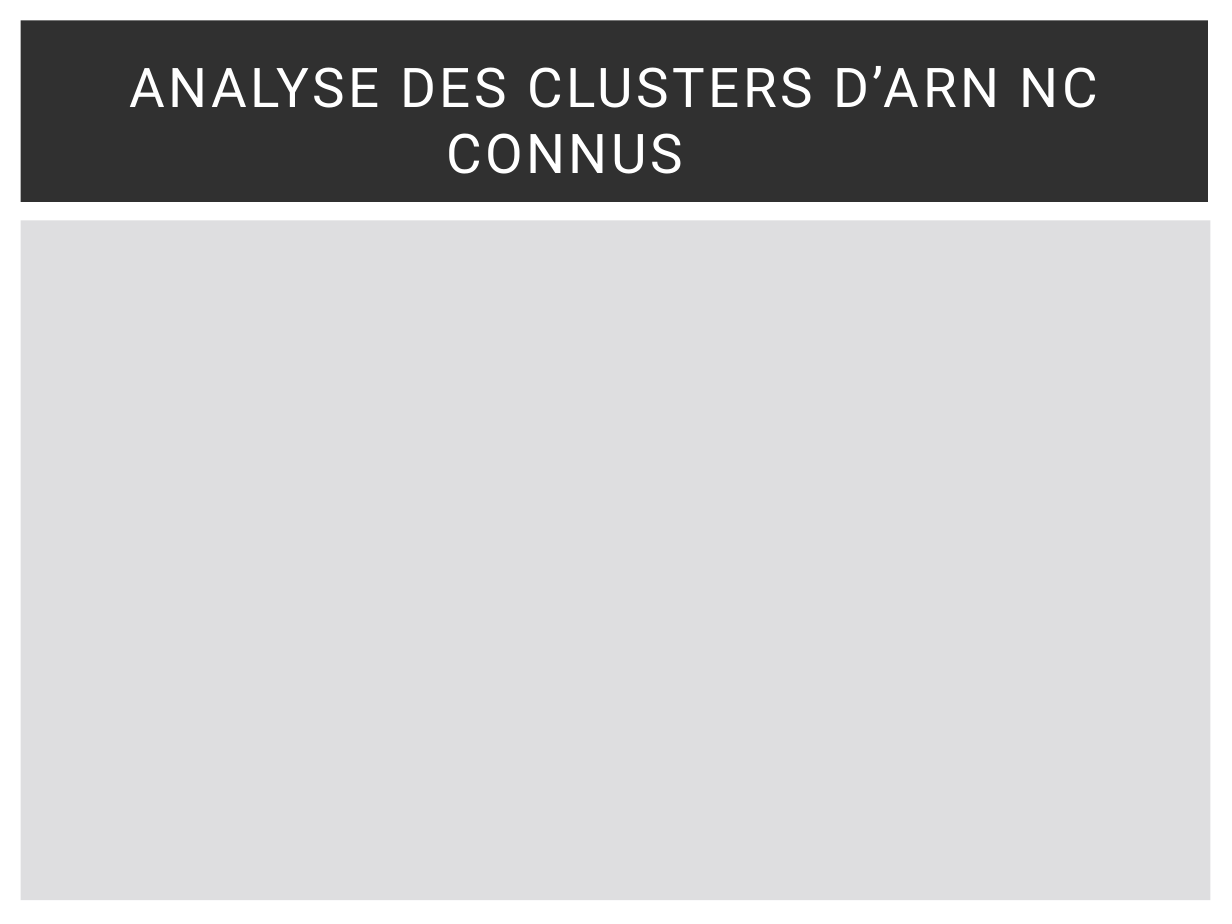
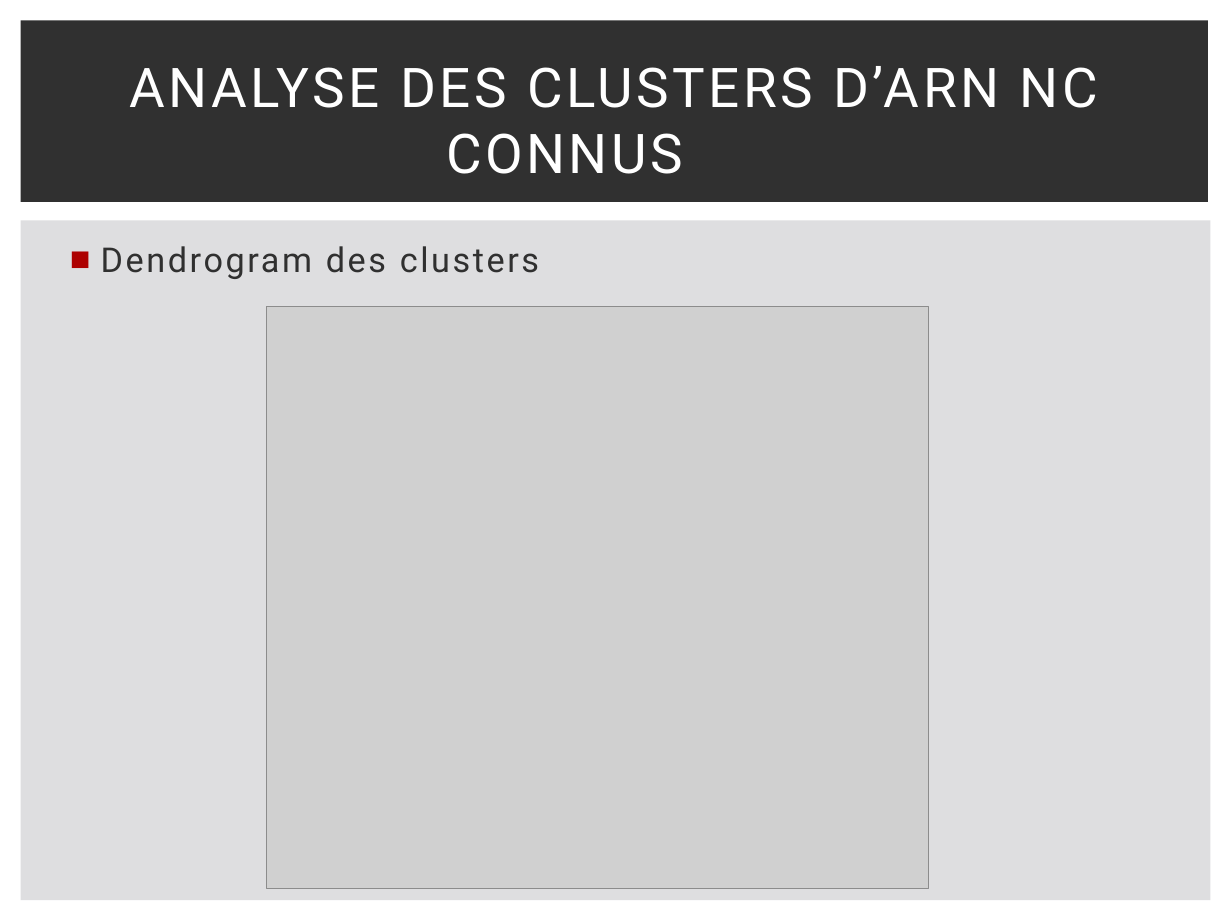
Before and after one commit to MaxChaza/M2BBS, a slide deck: slide 13 of Communication/BlockClust.pptx. Drawn at 1232x924 pixels with LibreOffice and Linux fonts; fonts in the diff are those of the drawing; grey boxes stand for pictures. Boxes give left, top, right and bottom in pixels: in the first picture for what was removed or moved away, otherwise in the second. Text is boxed around its words. In the diff, an @@ line names an element or a change of style, - is before the commit and + after.

```diff
--- a/Communication/BlockClust.pptx
+++ b/Communication/BlockClust.pptx
@@ text added at bbox=[101, 246, 539, 279], 20 pt, text #303030 @@
+■ Dendrogram des clusters
@@ picture added at bbox=[267, 307, 929, 888] @@
```
Also in this commit, not shown: 2 other slides changed, 14 other files.
